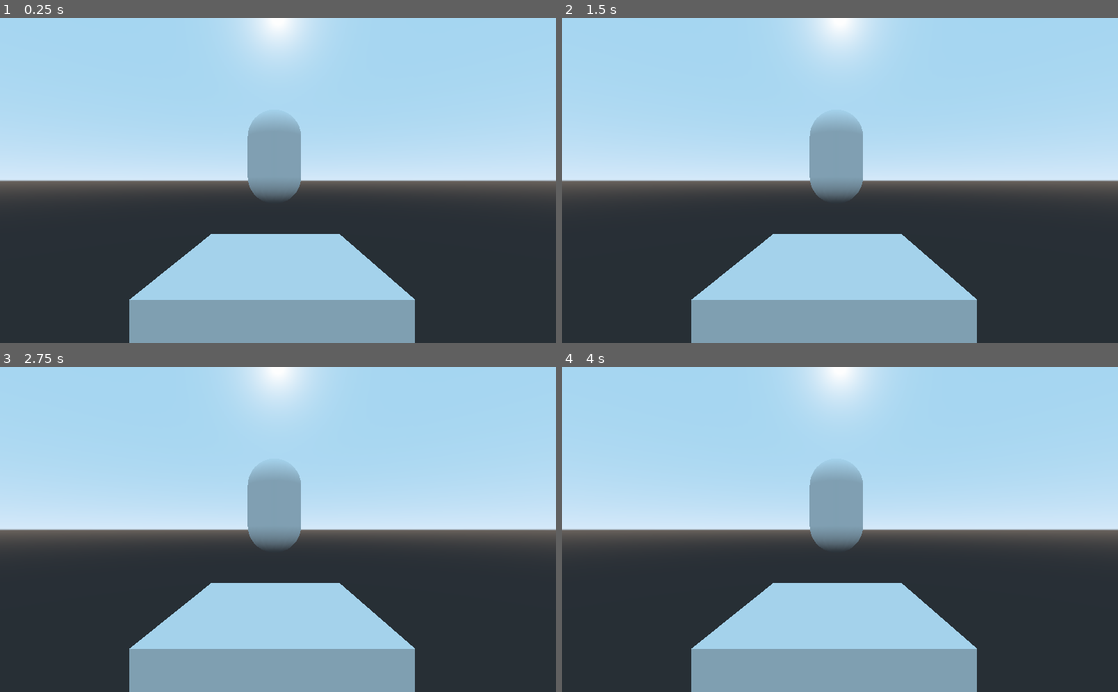
Above: before the commit, frames 1-4 (two rows, left to right).
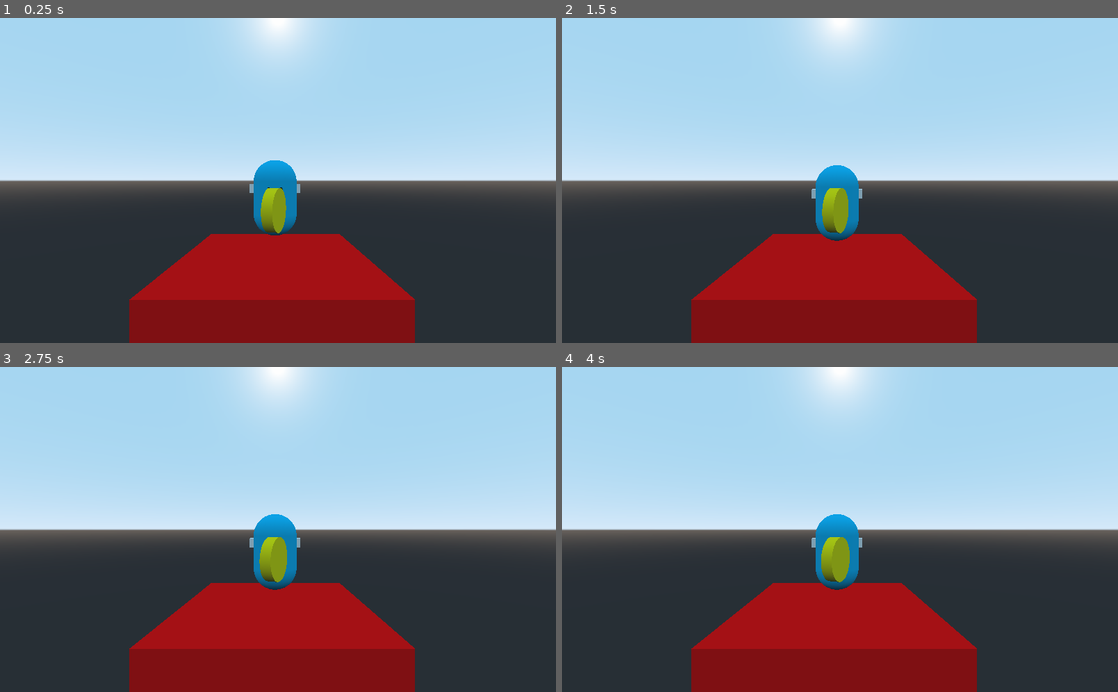
Above: after the commit, the same moments.

Repository: visuallization/godot-ml-platformer
Game: Godot game, scene res://Environment.tscn
Two runs of this game, one before a commit and one after it. Both use one fixed random seed, a clock stepped at 60 frames per second and the inputs below. This scene is started directly instead of the project's main scene.
Inputs:
- Up to frame 1 (0.25 s): no input
- Up to frame 2 (1.5 s): no input
- Up to frame 3 (2.75 s): no input
- Up to frame 4 (4 s): no input

The runs differ from the first frame. In frame 1, 17% of the frame differs, in the area x 23-75%, y 30-100%; in frame 2, 18%; in frame 3, 18%; in frame 4, 18%.

Commit message:
feat(environment): added coin and color in objects

Diff:
--- /dev/null
+++ b/Coin.gd
@@ -0,0 +1,7 @@
+extends StaticBody
+
+export var rotation_speed := 1
+
+# Called every frame. 'delta' is the elapsed time since the previous frame.
+func _process(delta):
+	rotate(Vector3(0, 1, 0), rotation_speed * delta)
--- /dev/null
+++ b/Coin.tscn
@@ -0,0 +1,22 @@
+[gd_scene load_steps=5 format=2]
+
+[ext_resource path="res://Coin.gd" type="Script" id=1]
+
+[sub_resource type="SpatialMaterial" id=3]
+albedo_color = Color( 1, 0.937255, 0, 1 )
+
+[sub_resource type="CylinderMesh" id=1]
+material = SubResource( 3 )
+height = 0.5
+
+[sub_resource type="SphereShape" id=2]
+
+[node name="Coin" type="StaticBody"]
+script = ExtResource( 1 )
+
+[node name="MeshInstance" type="MeshInstance" parent="."]
+transform = Transform( 1, 0, 0, 0, -4.37114e-08, 1, 0, -1, -4.37114e-08, 0, 0, 0 )
+mesh = SubResource( 1 )
+
+[node name="CollisionShape" type="CollisionShape" parent="."]
+shape = SubResource( 2 )
--- a/Environment.tscn
+++ b/Environment.tscn
@@ -1,14 +1,19 @@
-[gd_scene load_steps=3 format=2]
+[gd_scene load_steps=4 format=2]
 
 [ext_resource path="res://Player.tscn" type="PackedScene" id=1]
 [ext_resource path="res://Platform.tscn" type="PackedScene" id=2]
+[ext_resource path="res://Coin.tscn" type="PackedScene" id=3]
 
 [node name="Environment" type="Spatial"]
 
 [node name="Platform" parent="." instance=ExtResource( 2 )]
 
-[node name="Player" parent="." instance=ExtResource( 1 )]
-transform = Transform( 1, 0, 0, 0, 1, 0, 0, 0, 1, 0, 5.39637, 0 )
-
 [node name="Camera" type="Camera" parent="."]
 transform = Transform( 1, 0, 0, 0, 1, 0, 0, 0, 1, 0.159616, 4.33937, 10.4989 )
+
+[node name="Player" parent="." instance=ExtResource( 1 )]
+transform = Transform( 1, 0, 0, 0, 1, 0, 0, 0, 1, 0, 3.63129, -2.51408 )
+
+[node name="Coin" parent="." instance=ExtResource( 3 )]
+transform = Transform( 1, 0, 0, 0, 1, 0, 0, 0, 1, 0, 3, 0 )
+rotation_speed = 5
--- a/Platform.tscn
+++ b/Platform.tscn
@@ -1,7 +1,10 @@
-[gd_scene load_steps=3 format=2]
+[gd_scene load_steps=4 format=2]
 
 [sub_resource type="CubeMesh" id=1]
 size = Vector3( 8, 2, 8 )
+
+[sub_resource type="SpatialMaterial" id=3]
+albedo_color = Color( 1, 0, 0, 1 )
 
 [sub_resource type="BoxShape" id=2]
 extents = Vector3( 4, 1, 4 )
@@ -12,6 +15,7 @@
 
 [node name="MeshInstance" type="MeshInstance" parent="StaticBody"]
 mesh = SubResource( 1 )
+material/0 = SubResource( 3 )
 
 [node name="CollisionShape" type="CollisionShape" parent="StaticBody"]
 shape = SubResource( 2 )
--- a/Player.tscn
+++ b/Player.tscn
@@ -1,19 +1,47 @@
-[gd_scene load_steps=3 format=2]
+[gd_scene load_steps=7 format=2]
 
 [sub_resource type="CapsuleMesh" id=1]
 radius = 1.2
 mid_height = 1.8
 
+[sub_resource type="SpatialMaterial" id=3]
+albedo_color = Color( 0, 0.772549, 0.980392, 1 )
+
+[sub_resource type="CubeMesh" id=4]
+size = Vector3( 2.8, 0.5, 0.5 )
+
 [sub_resource type="CapsuleShape" id=2]
 radius = 1.2
 height = 1.8
 
-[node name="Player" type="KinematicBody"]
+[sub_resource type="SphereMesh" id=5]
+radius = 0.1
+height = 0.2
 
-[node name="MeshInstance" type="MeshInstance" parent="."]
+[sub_resource type="SpatialMaterial" id=6]
+albedo_color = Color( 0, 0, 0, 1 )
+
+[node name="Player" type="RigidBody"]
+
+[node name="Body" type="MeshInstance" parent="."]
 transform = Transform( 1, 0, 0, 0, -4.37114e-08, 1, 0, -1, -4.37114e-08, 0, 0, 0 )
 mesh = SubResource( 1 )
+material/0 = SubResource( 3 )
+
+[node name="Ears" type="MeshInstance" parent="."]
+transform = Transform( 1, 0, 0, 0, 1, 0, 0, 0, 1, 0, 0.5, 0 )
+mesh = SubResource( 4 )
 
 [node name="CollisionShape" type="CollisionShape" parent="."]
 transform = Transform( 1, 0, 0, 0, -4.37114e-08, 1, 0, -1, -4.37114e-08, 0, 0, 0 )
 shape = SubResource( 2 )
+
+[node name="EyeLeft" type="MeshInstance" parent="."]
+transform = Transform( 1, 0, 0, 0, 1, 0, 0, 0, 1, 0.3, 0.5, 1.15 )
+mesh = SubResource( 5 )
+material/0 = SubResource( 6 )
+
+[node name="EyeRight" type="MeshInstance" parent="."]
+transform = Transform( 1, 0, 0, 0, 1, 0, 0, 0, 1, -0.3, 0.5, 1.15 )
+mesh = SubResource( 5 )
+material/0 = SubResource( 6 )
